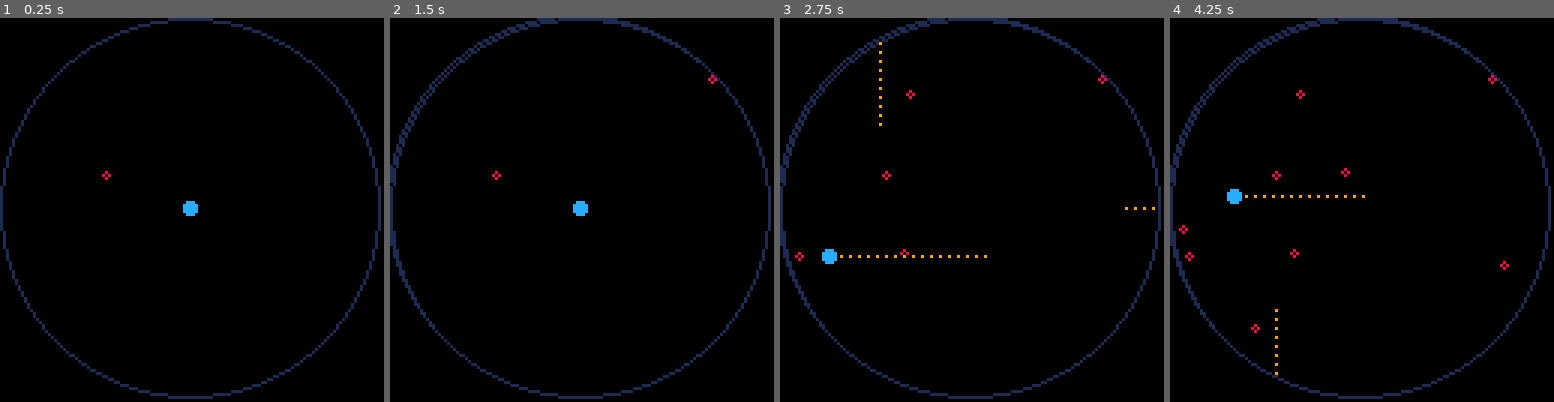
Above: before the commit, frames 1-4 (left to right).
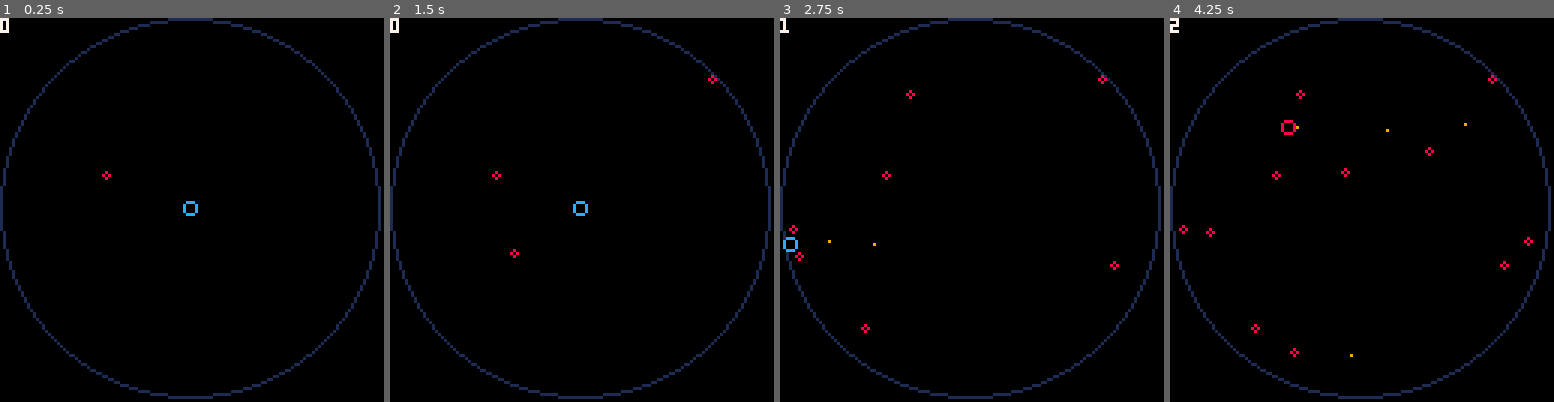
Above: after the commit, the same moments.

Repository: jericson/pico-waves
Game: PICO-8 cartridge waves.p8
Two runs of this game, one before a commit and one after it. Both use one fixed random seed, a clock stepped at 60 frames per second and the inputs below.
Inputs:
- Up to frame 1 (0.25 s): no input
- Up to frame 2 (1.5 s): tap X (X key) at 0.33, 1.07 s; tap O (Z key) at 0.7 s
- Up to frame 3 (2.75 s): hold Right 1.6-2.1 s; hold P2 Left 1.6-2.1 s; tap O (Z key) at 1.7, 2.1, 2.5 s; tap X (X key) at 1.85 s; hold Up 2.15-2.42 s; hold P2 Down 2.15-2.42 s; hold Right from 2.47 s (still down); hold P2 Left from 2.47 s (still down)
- Up to frame 4 (4.25 s): tap O (Z key) every 0.4 s from 2.9 to 4.1 s; tap X (X key) at 2.97, 4.08 s; release Right at 3.03 s; release P2 Left at 3.03 s; hold Left 3.08-3.58 s; hold P2 Right 3.08-3.58 s; hold Down 3.63-3.97 s; hold P2 Up 3.63-3.97 s; hold Right from 4.02 s (still down); hold P2 Left from 4.02 s (still down)

The runs differ from the first frame. In frame 1, 0.1% of the frame differs, in the area x 0-51%, y 0-51%; in frame 2, 0.8%; in frame 3, 1.2%; in frame 4, 1.3%, in the area x 0-95%, y 0-93%.

Commit message:
Second version published on itch.io

Diff:
--- a/waves.p8
+++ b/waves.p8
@@ -1,18 +1,23 @@
 pico-8 cartridge // http://www.pico-8.com
 version 8
 __lua__
--- pico wave
+-- pico waves
 -- by jon ericson
 
---arena data
-a = 63
-background = 0 --black
-boundary = 1 --dark_blue
-
---player data
-x = 0 y = 0 r = 2
-dx = 0 dy = 0
-c = 12 --blue
+-- arena data
+arena = {
+  x = 0, y = 0,
+  r = 63,
+  background = 0, -- black
+  c = 1, -- dark_blue
+}
+-- player data
+player = {
+  x = 0, y = 0,
+  r = 2,
+  dx = 0, dy = 0,
+  c = 12, -- blue
+}
 
 --player bullet data
 bullets = {}
@@ -20,70 +25,105 @@
 --enemy data
 enemies = {}
 counter = 0
+score = 0
 
 function _init()
   cls()
   --u60=_update60 _update60=nil function _update() u60() u60() end
-  --camera(a, a)
+  camera(-arena.r, -arena.r)
 end
 
 function _update60()
-  --counter-=1
-  if (counter <= 0) then
+  counter-=1
+  if (counter <= 0 and #enemies <= 10) then
      spawn()
-     counter = 10+flr(rnd(30))
+     counter = 30+flr(rnd(120))
   end
   player_input()
-end
+
+  for e in all(enemies) do
+      if (collide(e.x,e.y,e.r,player)) then
+         player.c = e.c
+         camera(-arena.r+1,-arena.r+1)
+      end
+  end
+
+  for e in all(enemies) do
+      for b in all(bullets) do
+          if (collide(b.x,b.y,1,e)) then
+             del(bullets,b)
+             del(enemies,e)
+             score+=1
+
+          end
+      end
+  end
+end
+
 
 function spawn()
   local enemy = {
-    r = 1
+    r = 1,
+    c = 8 -- red
   }
+  local x,y
   repeat
-    enemy.x = a-flr(rnd(a*2))
-    enemy.y = a-flr(rnd(a*2))
-  until (bounds(enemy.x,enemy.y,enemy.r))
+    x = arena.r-flr(rnd(arena.r*2))
+    y = arena.r-flr(rnd(arena.r*2))
+  until (bounds(x,y,enemy.r,arena)
+         and not collide(x,y,2*enemy.r,player))
+  enemy.x, enemy.y = x,y
 
   add(enemies, enemy)
 end
 
+fired = 0
+friction = 0.8
+acceleration = 0.4
 function player_input()
-  camera()
-
-  dx = 0 dy = 0
-
-  if (btn(0,1)) dx-=1
-  if (btn(1,1)) dx+=1
-  if (btn(2,1)) dy-=1
-  if (btn(3,1)) dy+=1
-
-  x,y = move(x, dx, y, dy, r)
+  camera(-arena.r,-arena.r)
+
+  local dx = friction*player.dx
+  local dy = friction*player.dy
+
+  if (btn(0,1)) dx-=acceleration
+  if (btn(1,1)) dx+=acceleration
+  if (btn(2,1)) dy-=acceleration
+  if (btn(3,1)) dy+=acceleration
+
+  player.x,player.y
+   = move(player.x, dx, player.y, dy, player.r)
+  player.dx = dx
+  player.dy = dy
 
   --fire a bullet
 
   local bx = 0 by = 0
-
-  if (btn(0)) bx-=2
-  if (btn(1)) bx+=2
-  if (btn(2)) by-=2
-  if (btn(3)) by+=2
+  local speed = 3
+
+  if (btn(0)) bx-=speed
+  if (btn(1)) bx+=speed
+  if (btn(2)) by-=speed
+  if (btn(3)) by+=speed
 
   if (bx ~= 0 or by ~= 0) then
     local bullet = {}
-    bullet.dx = bx
-    bullet.dy = by
-    bullet.x,bullet.y
-     = move(x, bx, y, by, 0)
-    bullet.c = 9
-    --print(bullet.x, bullet,y)
-
-    add(bullets, bullet)
+    fired+=1
+
+    if (fired%6 == 0) then
+      bullet.dx=bx+rnd(1)/2-rnd(1)/2
+      bullet.dy=by+rnd(1)/2-rnd(1)/2
+      bullet.x,bullet.y
+       = move(player.x-bx, bx, player.y-by, by, 0)
+      bullet.c = 9
+      --print(bullet.x, bullet,y)
+      add(bullets, bullet)
+    end
   end
 
   --move the bullets
   for b in all(bullets) do
-      if (not bounds(b.x+b.dx,b.y+b.dy, 0)) then
+      if (not bounds(b.x+b.dx,b.y+b.dy, 0, arena)) then
 	       del(bullets, b)
       else
         b.x,b.y
@@ -91,13 +131,13 @@
 	     end
   end
 
-  if (btnp(5)) camera(1,1)
+  if (btnp(5)) camera(-arena.r+1,-arena.r+1)
   if (btnp(4)) spawn()
   --if (btnp(4)) c+=1
 end
 
 function move(x, dx, y, dy, r)
- if (bounds(x+dx, y+dy, r)) then
+ if (bounds(x+dx, y+dy, r, arena)) then
     x+=dx
     y+=dy
  end
@@ -105,36 +145,50 @@
 end
 
 function _draw()
-  --camera()
+  -- canvas
+  cls()
+
   -- arena
-  circfill(a,a,a,background)
-  circ(a,a,a,boundary)
-
-  --camera(a,a)
+  circfill(arena.x,arena.y,arena.r,arena.background)
+  circ(arena.y,arena.y,arena.r,arena.c)
 
   -- player
-  circfill(x+a,y+a,r,c)
+  circ(player.x,player.y,player.r,player.c)
   --enemies
-  --cls() print(#enemies)
   for e in all(enemies) do
-      circ(e.x+a,e.y+a,e.r,8)
+      --print(e.x..","..e.y, e.x, e.y)
+      circ(e.x,e.y,e.r,e.c)
   end
   -- bullets
-  --circ(x+a,y+a,r,boundary)
-  --cls() print(#bullets)
   for b in all(bullets) do
-      pset(b.x+a, b.y+a, b.c)
-  end
-end
-
-function bounds(x, y, r)
-  --print(sqrt(x*x+y*y)+r)
-  if (sqrt(x*x+y*y)+r >= a) then
+      --print(b.x, b.x, b.y)
+      pset(b.x, b.y, b.c)
+  end
+  print(score, -63, -63, 7) --white
+end
+
+
+function bounds(x, y, r, target)
+  x-=target.x
+  y-=target.y
+  if (sqrt(x*x+y*y)+r >= target.r) then
      return false
   else
      return true
   end
 end
+
+function collide(x, y, r, target)
+  x-=target.x
+  y-=target.y
+  r+=target.r
+  if (x*x+y*y >= r*r) then
+     return false
+  else
+     return true
+  end
+end
+
 __gfx__
 0000000000000000cccccccc00000000000000000000000000000000000000000000000000000000000000000000000000000000000000000000000000000000
 0000000000000000cccccccc00000000000000000000000000000000000000000000000000000000000000000000000000000000000000000000000000000000
Not shown, changed: the thumbnail (__label__) section of waves.p8
